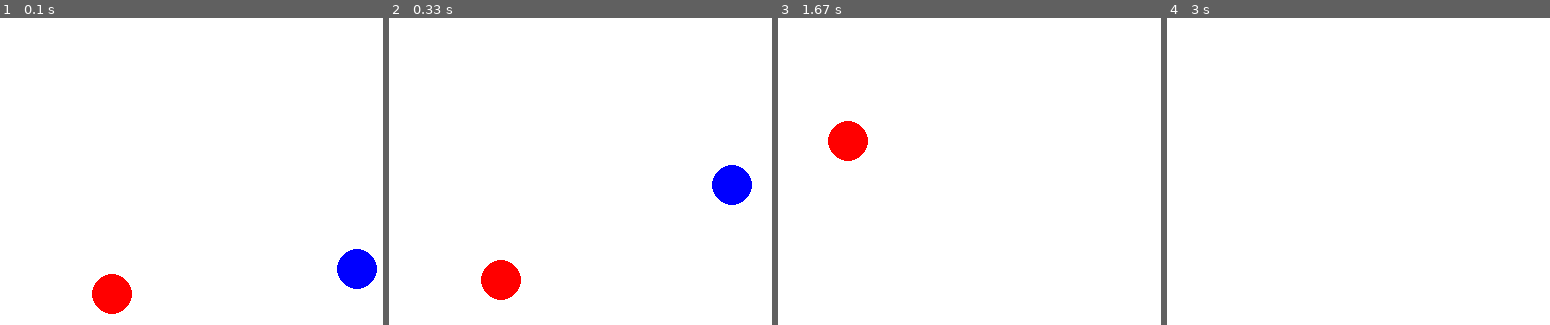
Above: before the commit, frames 1-4 (left to right).
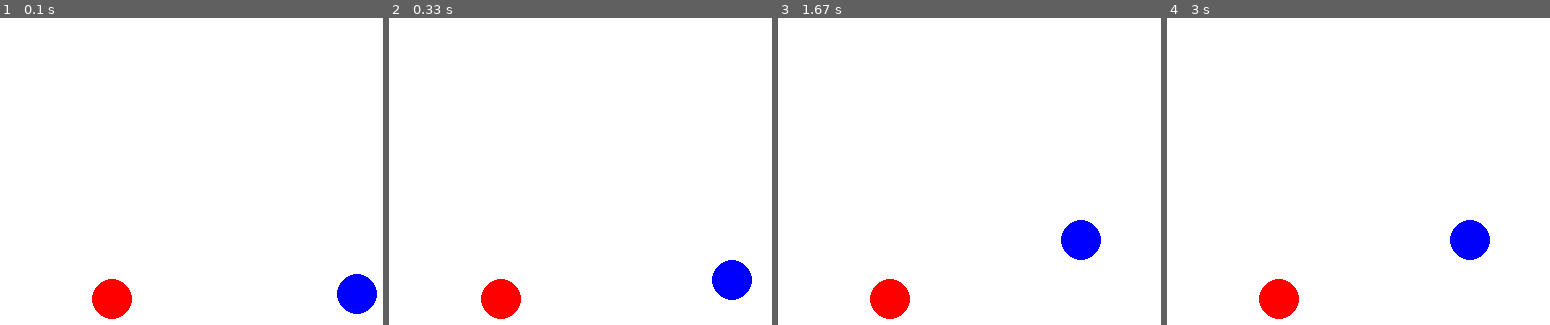
Above: after the commit, the same moments.

Repository: myhotchoc/Space-Simulator
Game: pygame game, started from Gravity Test Thingy.py
Same seed, same stepped clock (60 frames per second), same inputs: the game is played once before the commit and once after it.
Inputs:
- Up to frame 1 (0.1 s): no input
- Up to frame 2 (0.33 s): no input
- Up to frame 3 (1.67 s): no input
- Up to frame 4 (3 s): no input

The runs differ from the first frame. In frame 1, 1.9% of the frame differs, in the area x 24-99%, y 75-99%; in frame 2, 3.3%, in the area x 24-95%, y 47-99%; in frame 3, 3.1%; in frame 4, 2.1%.

Commit message:
Update Gravity Test Thingy.py

Diff:
--- a/Gravity Test Thingy.py
+++ b/Gravity Test Thingy.py
@@ -30,11 +30,11 @@
 #c1_mass = 5.972*10**24
 #c2_mass = 7.35*10**22
 
-c1_mass = 30
-c2_mass = 20
+c1_mass = 200
+c2_mass = 250
 
 c1_u = (10*math.cos(math.pi/4), 20*math.sin(math.pi/6))
-c2_u = (20*math.cos(math.pi/4), 40*math.sin(math.pi/4))
+c2_u = (20*math.cos(math.pi/4), 20*math.sin(math.pi/4))
 
 c1_v = (0, 0)
 c2_v = (0, 0)
@@ -45,7 +45,7 @@
     distance = math.sqrt((c1_pos[0] - c2_pos[0])**2 + (c1_pos[1] - c2_pos[1])**2)
 
     #force = (((6.674 * (10**-11)) * c1_mass * c2_mass) / distance) / 10**11
-    force = (((500 * c1_mass * c2_mass) / distance))
+    force = (((100 * c1_mass * c2_mass) / distance))
 
     c1_a = force/c1_mass
     c2_a = force/c2_mass
